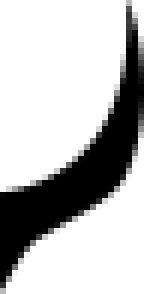
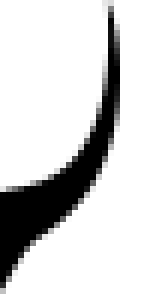
Layered file, before and after one edit (144 × 294). Changes by layer:
added layer "形状 5" above "形状 4" over [0, 0, 120, 294]
hid "形状 2" over [0, 0, 144, 294]
